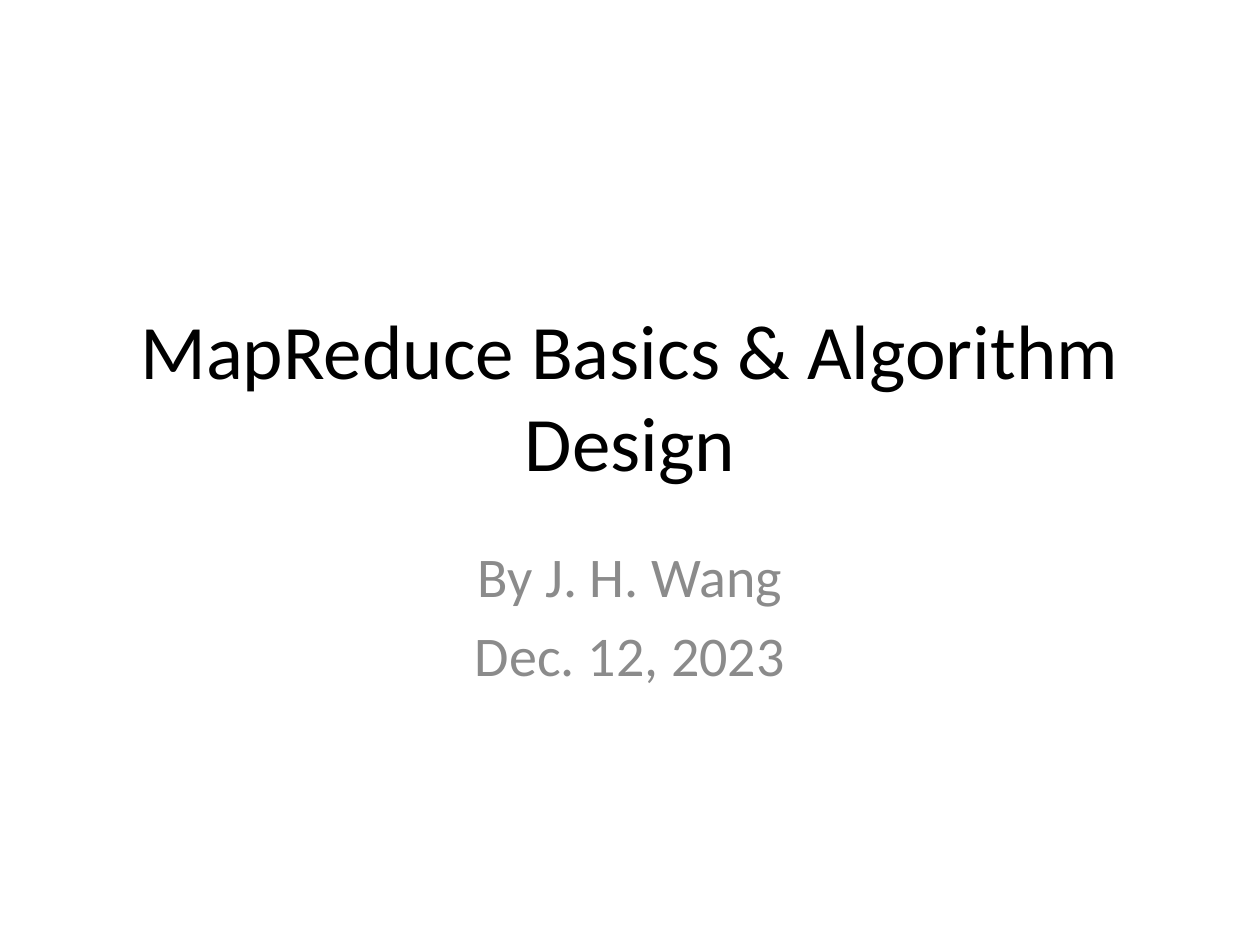
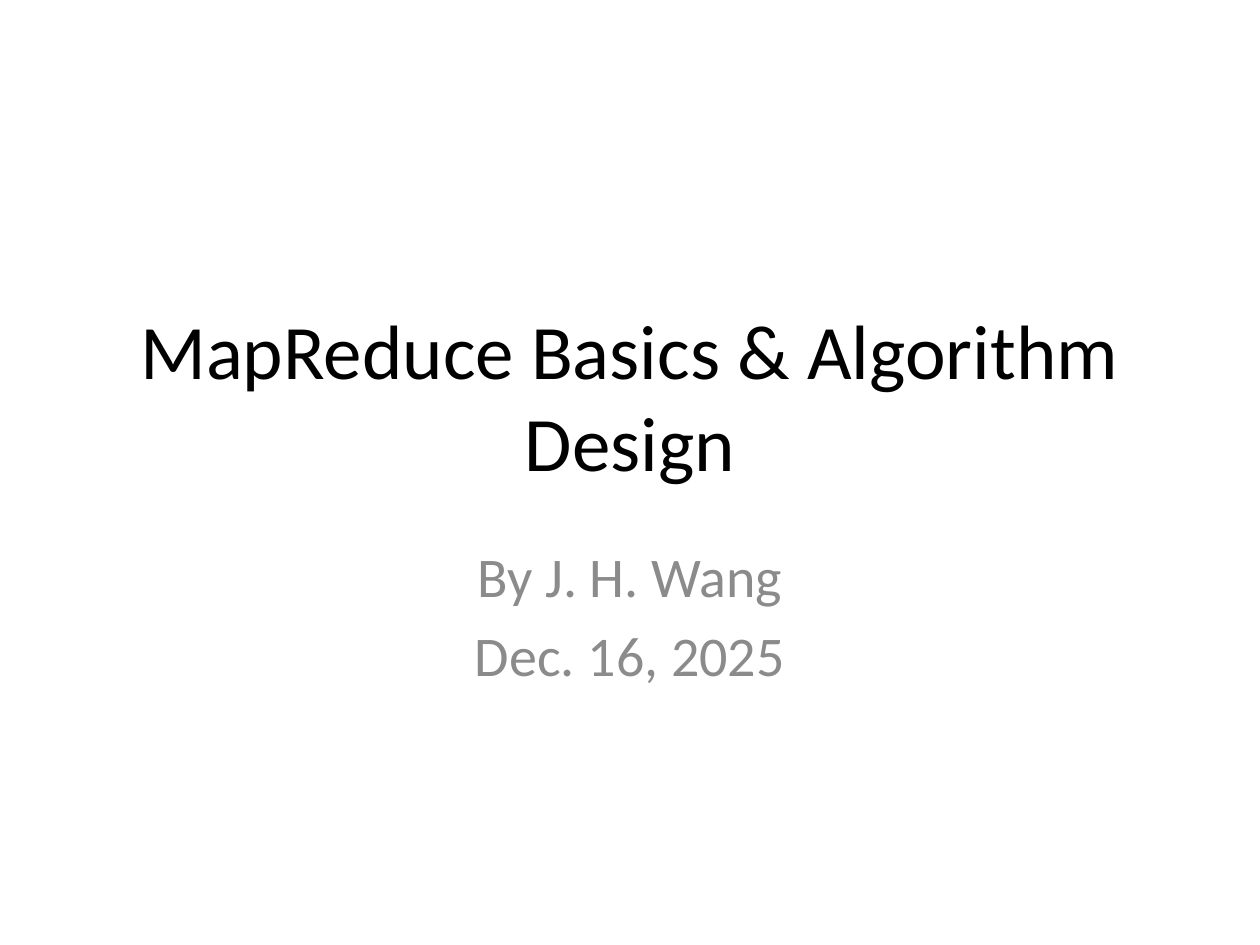
Before and after one commit to chriswjh/chriswjh.github.io, a slide deck: slide 1 of EDM/MapReduce_Design.pptx. Drawn at 1260x945 pixels with LibreOffice and Linux fonts; fonts in the diff are those of the drawing. Boxes give left, top, right and bottom in pixels: in the first picture for what was removed or moved away, otherwise in the second. Text is boxed around its words. In the diff, an @@ line names an element or a change of style, - is before the commit and + after.

```diff
--- a/EDM/MapReduce_Design.pptx
+++ b/EDM/MapReduce_Design.pptx
@@ subtitle at box(475, 638, 785, 683): text changed @@
-Dec. 12, 2023
+Dec. 16, 2025
```
Also in this commit, not shown: 5 other slides changed, 1 other file.
